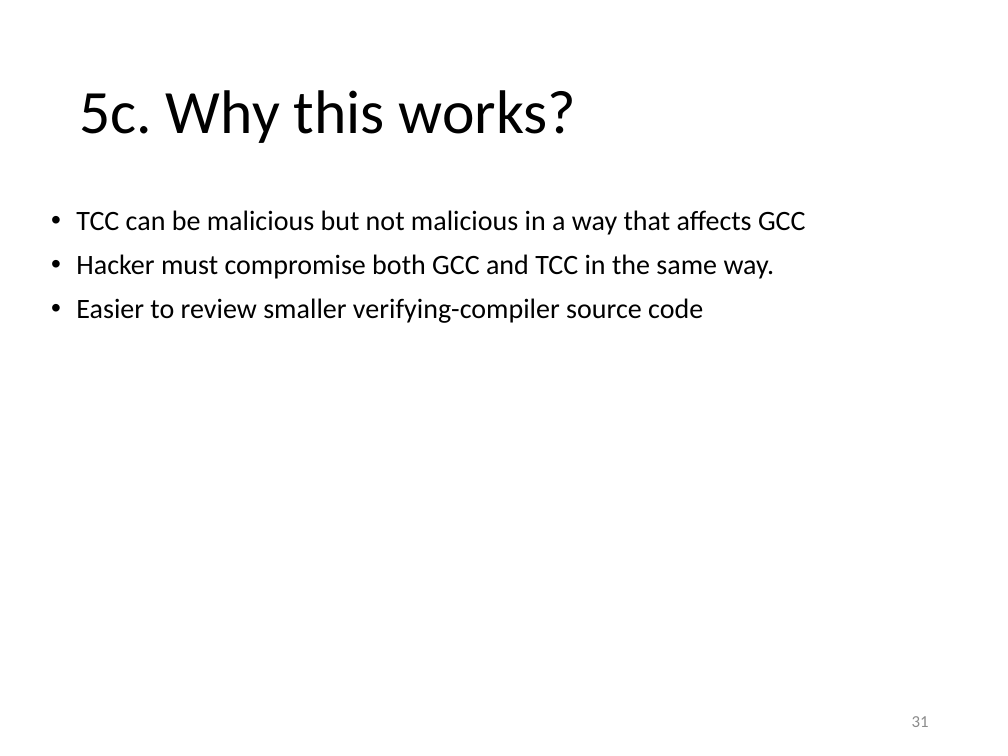
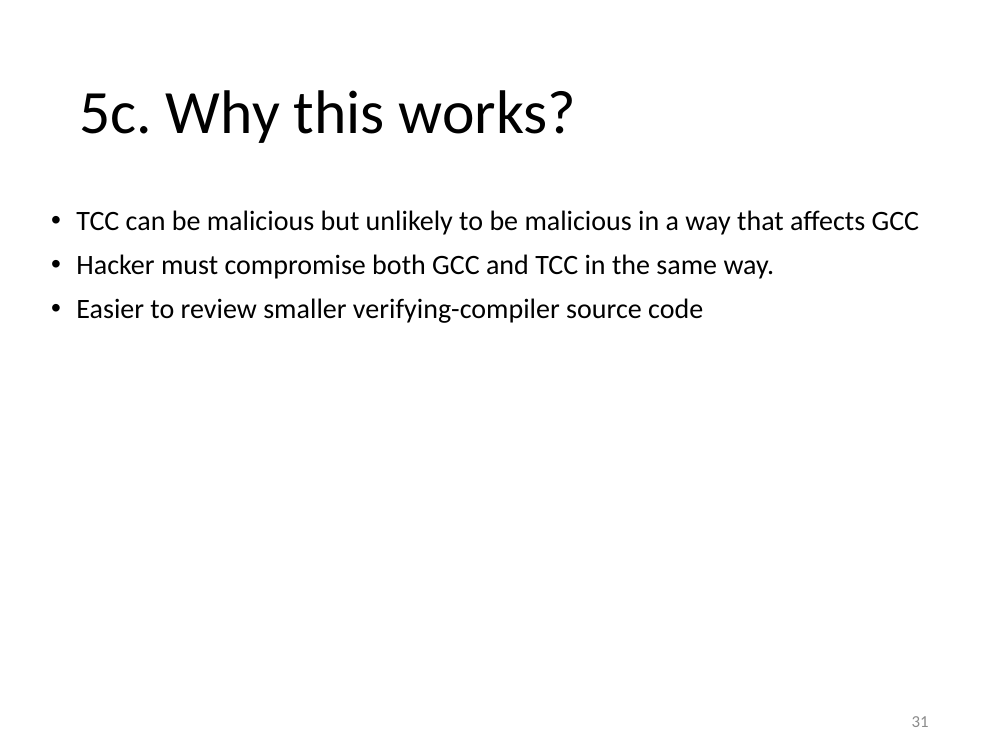
Before and after one commit to yeokm1/reflections-on-trusting-trust, a slide deck: slide 31 of reflections-of-reflecting-trust-slides.pptx. Drawn at 1008x756 pixels with LibreOffice and Linux fonts; fonts in the diff are those of the drawing. Boxes give left, top, right and bottom in pixels: in the first picture for what was removed or moved away, otherwise in the second. Text is boxed around its words. In the diff, an @@ line names an element or a change of style, - is before the commit and + after.

```diff
--- a/reflections-of-reflecting-trust-slides.pptx
+++ b/reflections-of-reflecting-trust-slides.pptx
@@ text at (76,210,920,235): text changed @@
-• TCC can be malicious but not malicious in a way that affects GCC
+• TCC can be malicious but unlikely to be malicious in a way that affects GCC
```
Also in this commit, not shown: 4 other slides changed.
